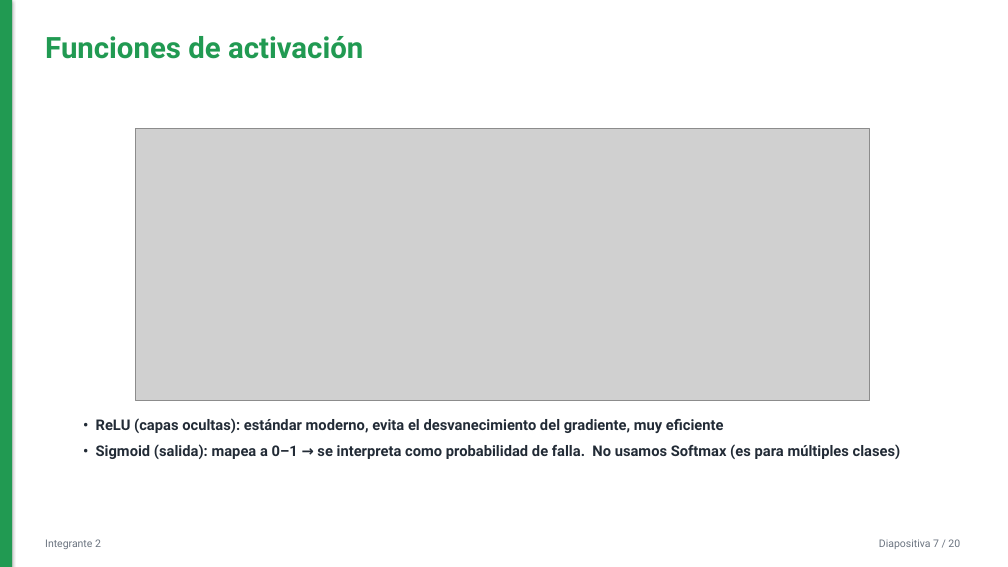
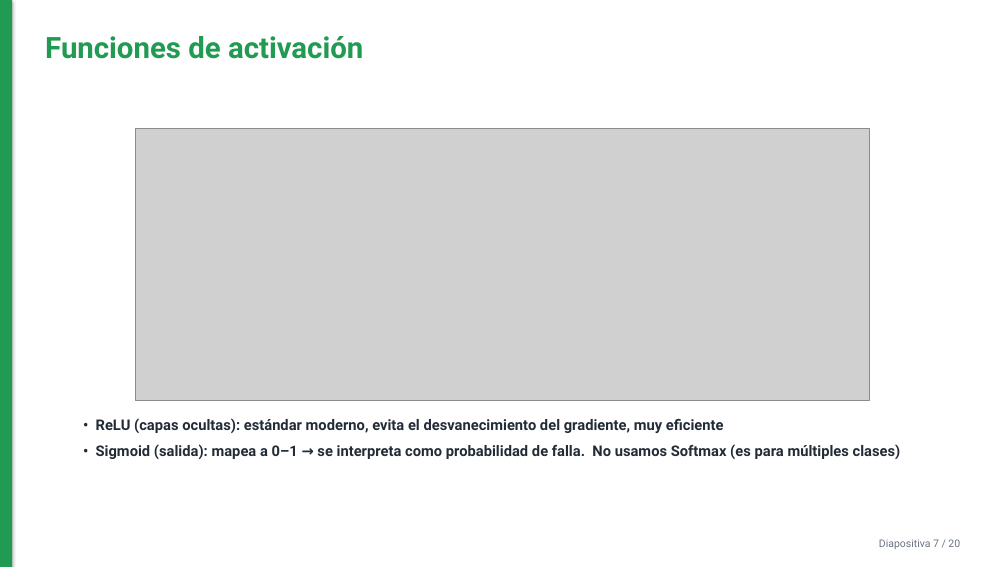
Before and after one commit to gonzag8/TP-Ciencia-de-Datos, a slide deck: slide 7 of Video/Defensa-PechaKucha-MLP.pptx. Drawn at 1008x567 pixels with LibreOffice and Linux fonts; fonts in the diff are those of the drawing; grey boxes stand for pictures. Boxes give left, top, right and bottom in pixels: in the first picture for what was removed or moved away, otherwise in the second. Text is boxed around its words. In the diff, an @@ line names an element or a change of style, - is before the commit and + after.

```diff
--- a/Video/Defensa-PechaKucha-MLP.pptx
+++ b/Video/Defensa-PechaKucha-MLP.pptx
@@ text removed at (x1=45, y1=539, x2=101, y2=549) @@
-Integrante 2
```
Also in this commit, not shown: 17 other slides changed, 1 other file.
